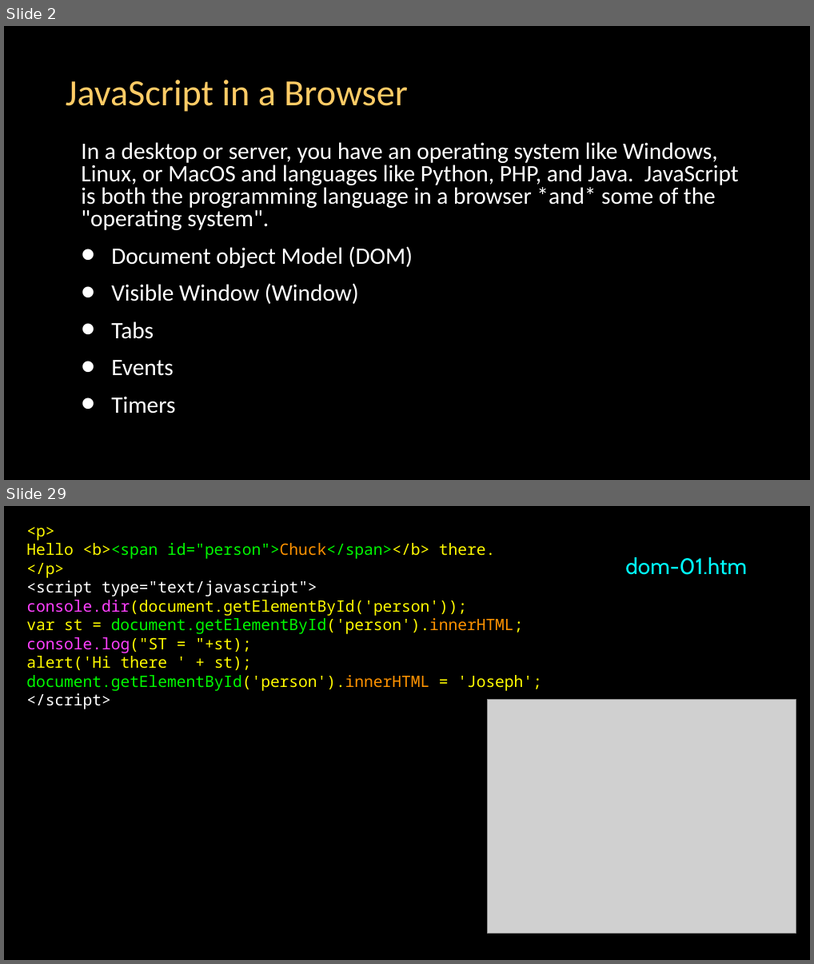
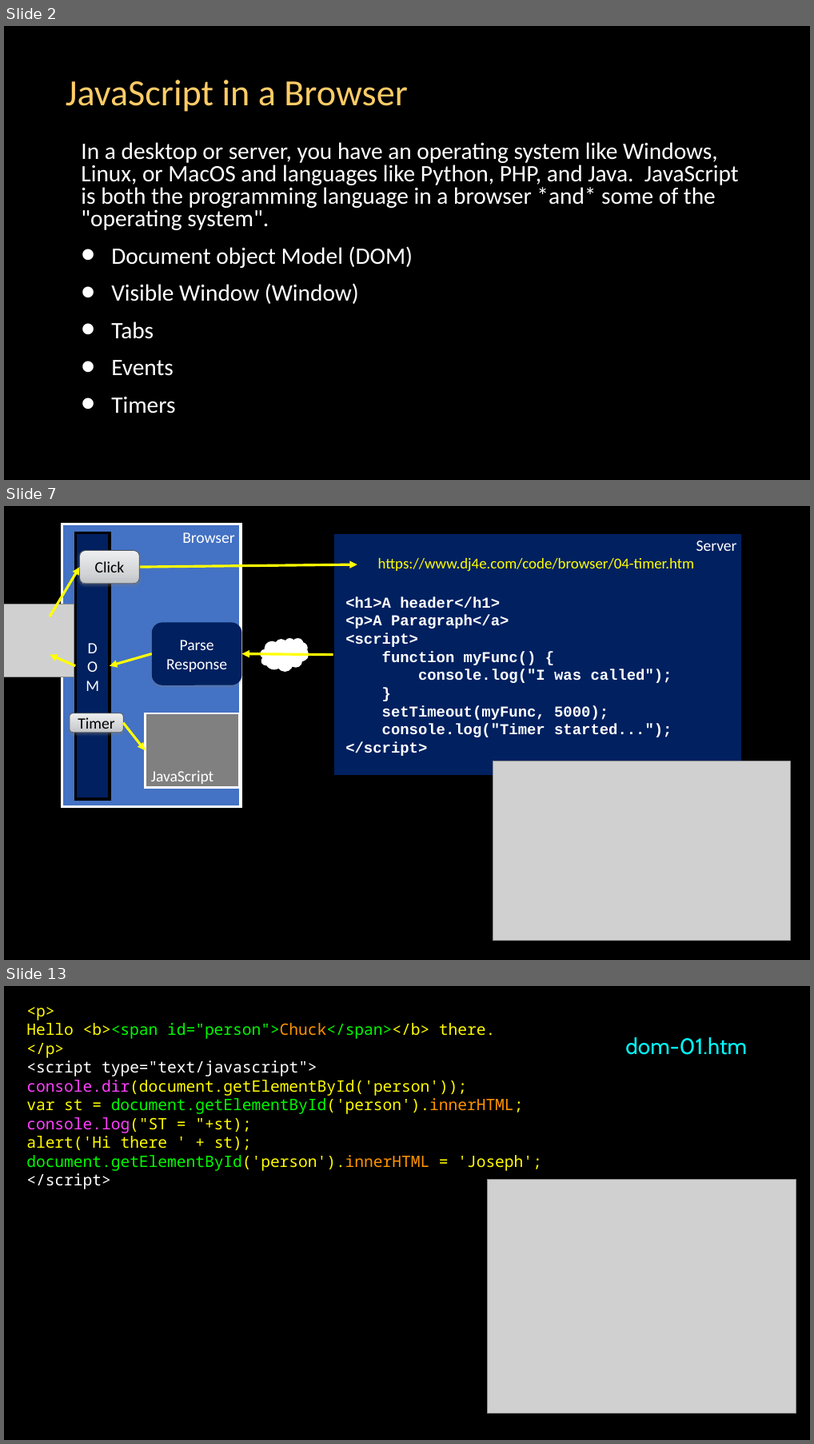
Before and after one commit to csev/dj4e, a slide deck: lectures/JS-03-Browser.pptx. Shown one above the other, each under a label of ours: slides 2 and 29 before the commit, slides 2, 7 and 13 after it; the slides between them are not shown. The pictures are 814x964 and 814x1444 pixels, drawn with LibreOffice and Linux fonts; fonts in the diff are those of the drawing; grey boxes stand for pictures. Boxes give left, top, right and bottom in pixels: in the first picture for what was removed or moved away, otherwise in the second. Text is boxed around its words. In the diff, an @@ line names an element or a change of style, - is before the commit and + after.

```diff
--- a/lectures/JS-03-Browser.pptx
+++ b/lectures/JS-03-Browser.pptx
@@ slide 7 added at box(4, 506, 810, 960), background #000000 @@
@@ rectangle added at box(62, 524, 241, 806), fill #4472C4, outline #FFFFFF 3 pt, 18.7 pt, text #FFFFFF @@
+Browser
@@ rectangle added at box(75, 532, 110, 799), fill #002060, outline #000000 3 pt, 18.7 pt, text #FFFFFF @@
+D
+O
+M
@@ rounded rectangle added at box(80, 551, 139, 584), fill gradient #EEEFF0 to #D3D5D7 to #C0C3C7, outline #51565D 0.75 pt, 18.7 pt, text #000000 @@
+Click
@@ rectangle added at box(333, 532, 743, 776), fill #002060, outline #000000 3 pt, 18.7 pt, text #FFFFFF @@
+Server
@@ arrow added from (50, 616) to (80, 567), #FFFF00 3 pt @@
@@ arrow added from (139, 567) to (358, 564), #FFFF00 3 pt @@
@@ text added at box(378, 558, 695, 572), 18 pt, text #FFFF00 @@
+https://www.dj4e.com/code/browser/04-timer.htm
@@ text added at box(346, 596, 673, 756), 18 pt, text #FFFFFF, bold @@
+<h1>A header</h1>
+<p>A Paragraph</a>
+<script>
+function myFunc() {
+console.log("I was called");
+}
+setTimeout(myFunc, 5000);
+console.log("Timer started...");
+</script>
@@ picture added at box(4, 604, 74, 677) @@
@@ rounded rectangle added at box(152, 622, 242, 685), fill #002060, 18.7 pt, text #FFFFFF @@
+Parse
+Response
@@ thought cloud added at box(261, 638, 309, 671), fill #FFFFFF @@
@@ arrow added from (75, 666) to (50, 655), #FFFF00 3 pt @@
@@ arrow added from (152, 654) to (110, 666), #FFFF00 3 pt @@
@@ arrow added from (333, 655) to (242, 654), #FFFF00 3 pt @@
@@ rounded rectangle added at box(70, 713, 123, 732), fill gradient #EEEFF0 to #D3D5D7 to #C0C3C7, outline #51565D 0.75 pt, 18.7 pt, text #000000 @@
+Timer
@@ rectangle added at box(145, 713, 238, 788), fill #808080, outline #FFFFFF 2.25 pt, 18.7 pt, text #FFFFFF @@
+JavaScript
@@ arrow added from (123, 723) to (145, 751), #FFFF00 3 pt @@
@@ picture added at box(494, 760, 790, 940) @@
@@ what was slide 29 is now slide 13 @@
```
Also in this commit, not shown: 14 other slides added, 16 other files.
